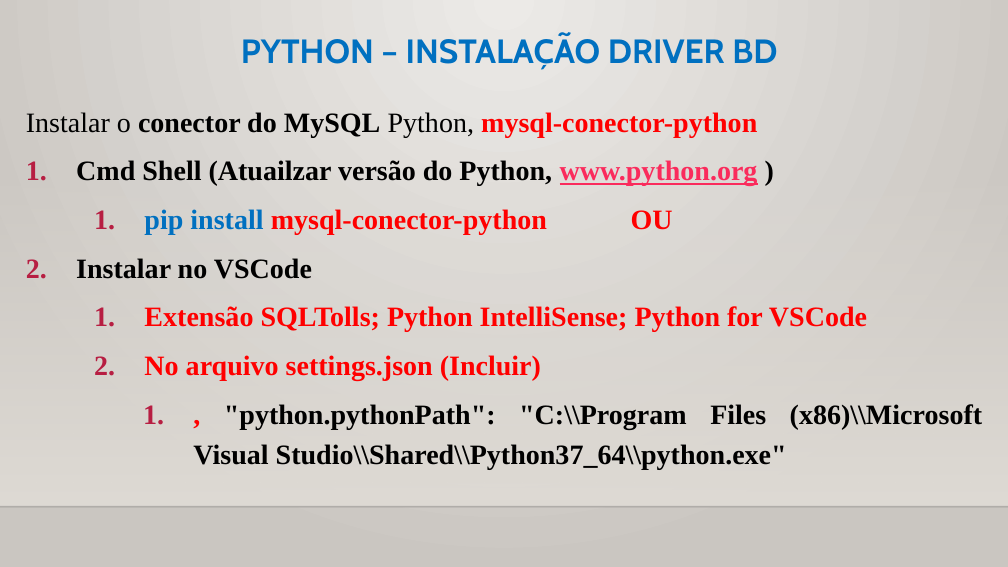
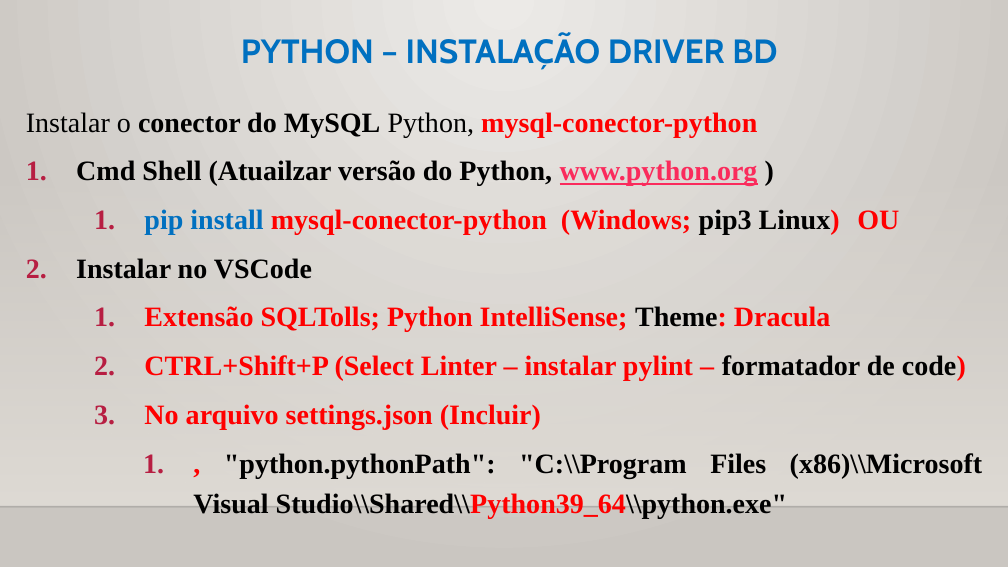
Before and after one commit to CloudEducationBrazil/WydenUniRuyPythonRAD, a slide deck: slide 5 of 01 Classes/Aula 12, 13 RAD Python - Banco de Dados.pptx. Drawn at 1008x567 pixels with LibreOffice and Linux fonts; fonts in the diff are those of the drawing; background and template pictures are left out. Boxes give left, top, right and bottom in pixels: in the first picture for what was removed or moved away, otherwise in the second. Text is boxed around its words. In the diff, an @@ line names an element or a change of style, - is before the commit and + after.

Commit message:
Ajustes slides 16102023

```diff
--- a/01 Classes/Aula 12, 13 RAD Python - Banco de Dados.pptx
+++ b/01 Classes/Aula 12, 13 RAD Python - Banco de Dados.pptx
@@ text at (144, 209, 899, 235): text changed @@
-  1. pip install mysql-conector-python OU
+  1. pip install mysql-conector-python (Windows; pip3 Linux) OU
@@ text at (144, 306, 966, 381): text changed @@
-  1. Extensão SQLTolls; Python IntelliSense; Python for VSCode
+  1. Extensão SQLTolls; Python IntelliSense; Theme: Dracula
+  2. CTRL+Shift+P (Select Linter – instalar pylint – formatador de code)
@@ text at (193, 453, 983, 519): text changed @@
-    1. , "python.pythonPath": "C:\\Program Files (x86)\\Microsoft Visual Studio\\Shared\\Python37_64\\python.exe"
+    1. , "python.pythonPath": "C:\\Program Files (x86)\\Microsoft Visual Studio\\Shared\\Python39_64\\python.exe"
```
Also in this commit, not shown: 4 other files.
